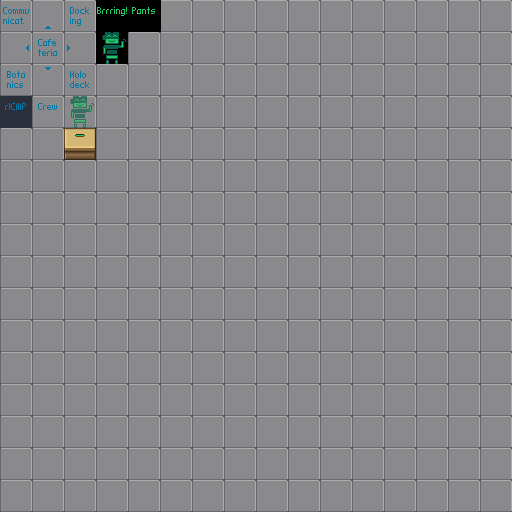
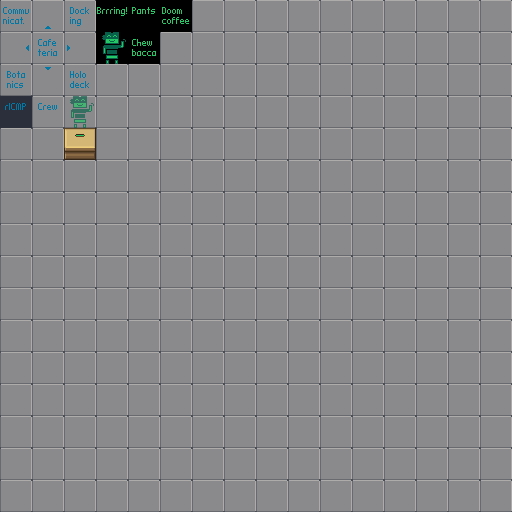
Revision of a layered (512, 512) image; what changed, layer by layer:
painted on "tiles" over [128,0,192,64]
painted on "background" over [128,0,192,64]
